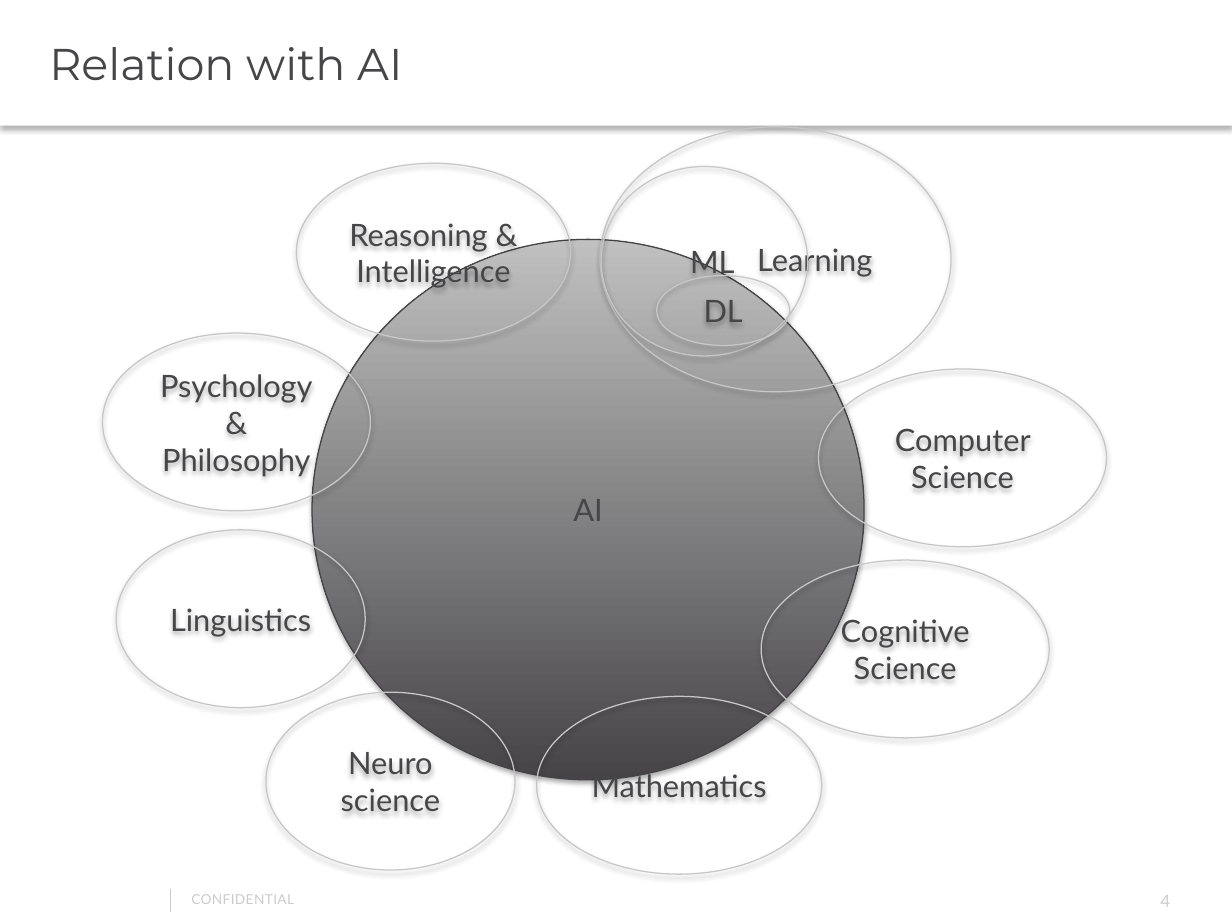
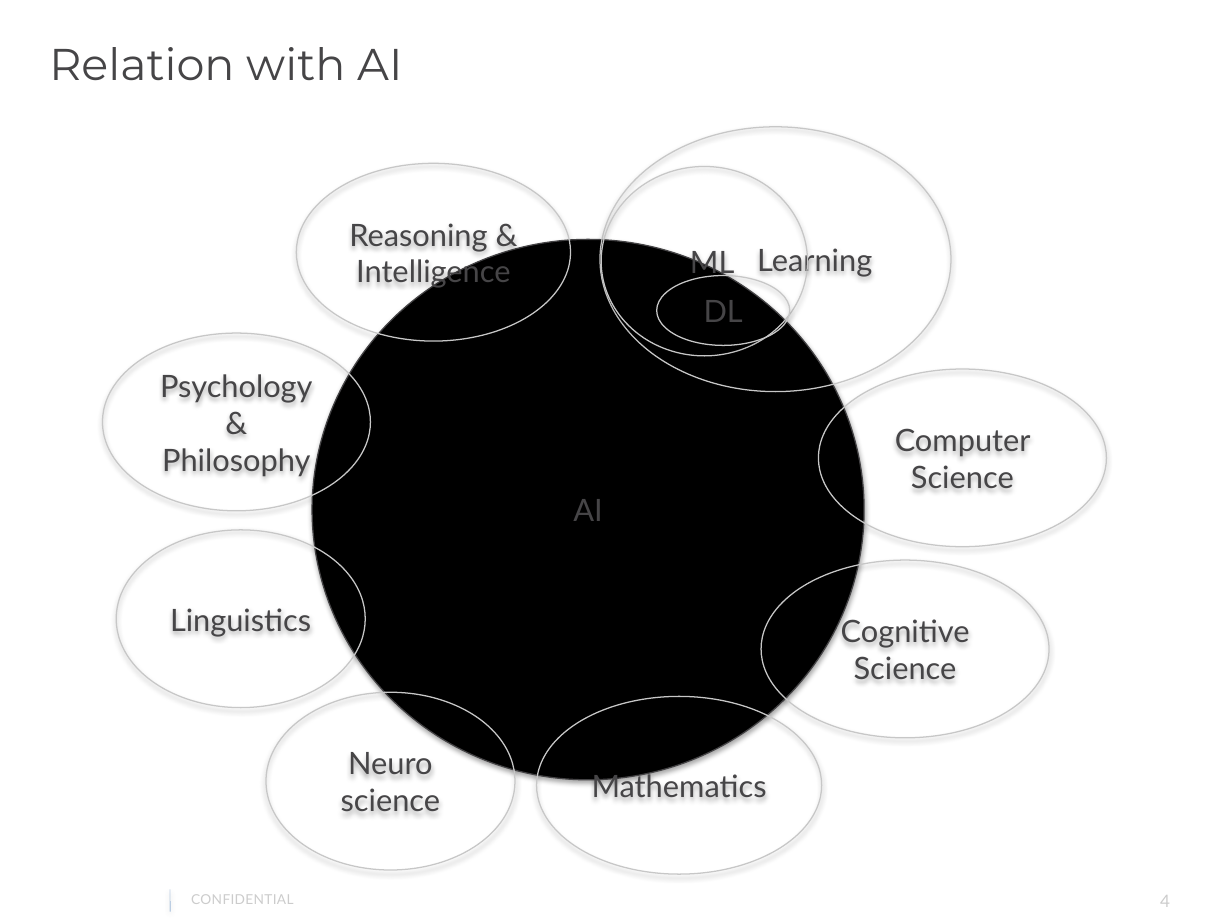
Before and after one commit to gautam0707/TechTalk1_Epam, a slide deck: slide 4 of TechTalk1.pptx. Drawn at 1232x924 pixels with LibreOffice and Linux fonts; fonts in the diff are those of the drawing; background and template pictures are left out. Boxes give left, top, right and bottom in pixels: in the first picture for what was removed or moved away, otherwise in the second. Text is boxed around its words. In the diff, an @@ line names an element or a change of style, - is before the commit and + after.

```diff
--- a/TechTalk1.pptx
+++ b/TechTalk1.pptx
@@ text "Relation with AI" moved from (x1=0, y1=0, x2=1232, y2=126) to (x1=49, y1=47, x2=402, y2=80) @@
@@ text "Relation with AI" at (x1=49, y1=47, x2=402, y2=80): less space between paragraphs; shadow off @@
@@ outline #C8C8C8 0.75 pt to #C7C7C7 0.75 pt in 10 elements at (x1=600, y1=127, x2=951, y2=392), (x1=102, y1=333, x2=371, y2=510), (x1=116, y1=530, x2=365, y2=707), (x1=297, y1=164, x2=572, y2=341), (x1=657, y1=276, x2=790, y2=346), (x1=266, y1=692, x2=515, y2=870), (x1=761, y1=561, x2=1050, y2=738), (x1=537, y1=696, x2=822, y2=873), (x1=818, y1=370, x2=1106, y2=547), (x1=601, y1=166, x2=807, y2=356) @@
@@ ellipse "AI" at (x1=312, y1=239, x2=864, y2=780): fill gradient #464547 to #C1C0C1 to #000000 @@
@@ line (170, 890) - (170, 912): stroke #CCCCCC 0.25 pt to #4F81BD 0.26 pt @@
```
Also in this commit, not shown: 8 other slides changed, 1 slide added, 4 other files.
